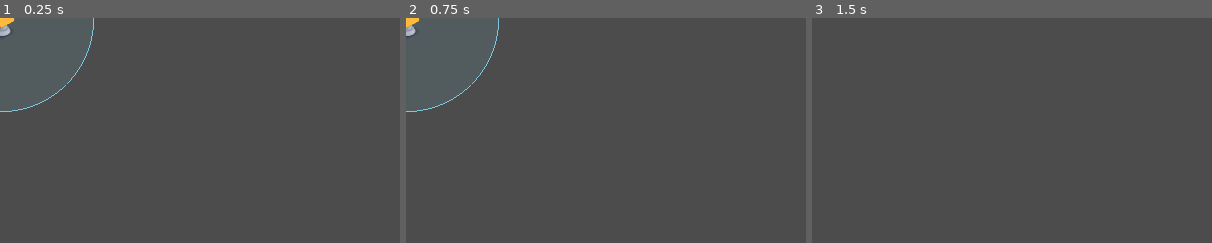
Above: before the commit, frames 1-3 (left to right).
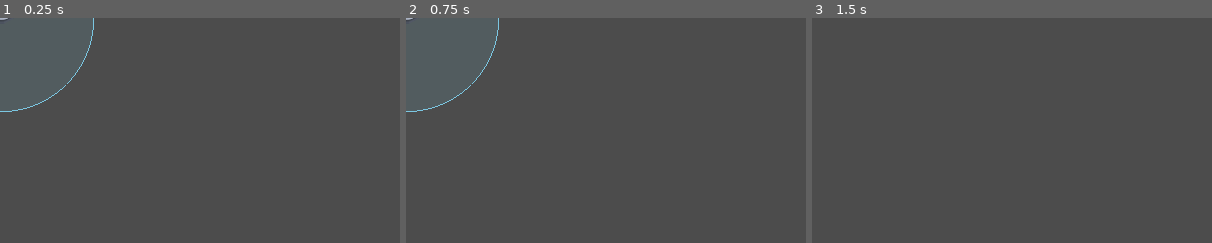
Above: after the commit, the same moments.

Repository: MrEliptik/TypeItOut
Game: Godot game, scene res://scenes/pickableObject.tscn
Same seed, same stepped clock (60 frames per second), same inputs: the game is played once before the commit and once after it. This scene is started directly instead of the project's main scene.
Inputs (mouse positions are % of the whole screen's width and height, from its top left):
- Up to frame 1 (0.25 s): no input
- Up to frame 2 (0.75 s): tap Enter at 0.5 s; move the mouse to (0, 0) at 0.52 s; press the mouse at (0, 0) at 0.53 s
- Up to frame 3 (1.5 s): tap Space at 1.25 s; move the mouse to (30, 55) at 1.27 s; release the mouse at (30, 55) at 1.28 s; right-click (30, 55) at 1.35 s
The pictures show only the part of the screen within x 0-50%, y 0-50%; the shares and areas given below are measured in that part.

The runs differ from the first frame. In frame 1, 0.2% of the frame differs, in the area x 0-4%, y 0-9%; in frame 2, 0.2%; in frame 3, nothing differs.
Error in both runs: Attempt to call function 'get_node' in base 'null instance' on a null instance. (res://scenes/pickableObject.gd:98)

Commit message:
remove offset to get correct tile type

Diff:
--- a/scenes/map.tscn
+++ b/scenes/map.tscn
@@ -1,7 +1,6 @@
 [gd_scene load_steps=3 format=2]
 
 [ext_resource path="res://scenes/tilemap.tscn" type="PackedScene" id=1]
-
 
 [sub_resource type="NavigationPolygon" id=1]
 vertices = PoolVector2Array( 332, 598, 259, 562, 303, 549, 498, 647, 2106, 306, 2142, 322, 1920, 433, 1933, 392, 1933,  …(6866 unchanged characters)…
--- a/scenes/pickableObject.gd
+++ b/scenes/pickableObject.gd
@@ -97,7 +97,9 @@
 func can_place(where):
 	var roads_tilemap = get_parent().get_parent().get_node("Map/Navigation2D/TileMap/Roads")
 	var tilemap_pos = roads_tilemap.world_to_map(get_viewport().canvas_transform.affine_inverse().xform(global_position))
-	var cell_type = roads_tilemap.get_cellv(tilemap_pos)
+	print(tilemap_pos)
+	var offset = Vector2(2, 5)
+	var cell_type = roads_tilemap.get_cellv(tilemap_pos-offset)
 	print(tilemap_pos, cell_type)
 	if cell_type != -1:
 		$Groupe/AnimatedSprite.modulate = Color("#df6262")
--- a/scenes/pickableObject.tscn
+++ b/scenes/pickableObject.tscn
@@ -203,7 +203,7 @@
 [node name="Area2D" type="Area2D" parent="Groupe"]
 
 [node name="CollisionShape2D" type="CollisionShape2D" parent="Groupe/Area2D"]
-position = Vector2( -2, -0.5 )
+position = Vector2( 0, -8.5 )
 shape = SubResource( 7 )
 
 [node name="AttackArea" type="Area2D" parent="Groupe"]
@@ -211,9 +211,11 @@
 collision_mask = 4
 
 [node name="CollisionShape2D" type="CollisionShape2D" parent="Groupe/AttackArea"]
+position = Vector2( 0, -27 )
 shape = SubResource( 8 )
 
 [node name="AnimatedSprite" type="AnimatedSprite" parent="Groupe"]
+position = Vector2( 0, -39 )
 rotation = 1.66448e-08
 scale = Vector2( 1, 1.05 )
 frames = ExtResource( 5 )
Not shown: 2 places in scenes/pickableObject.tscn that only renumber resources
